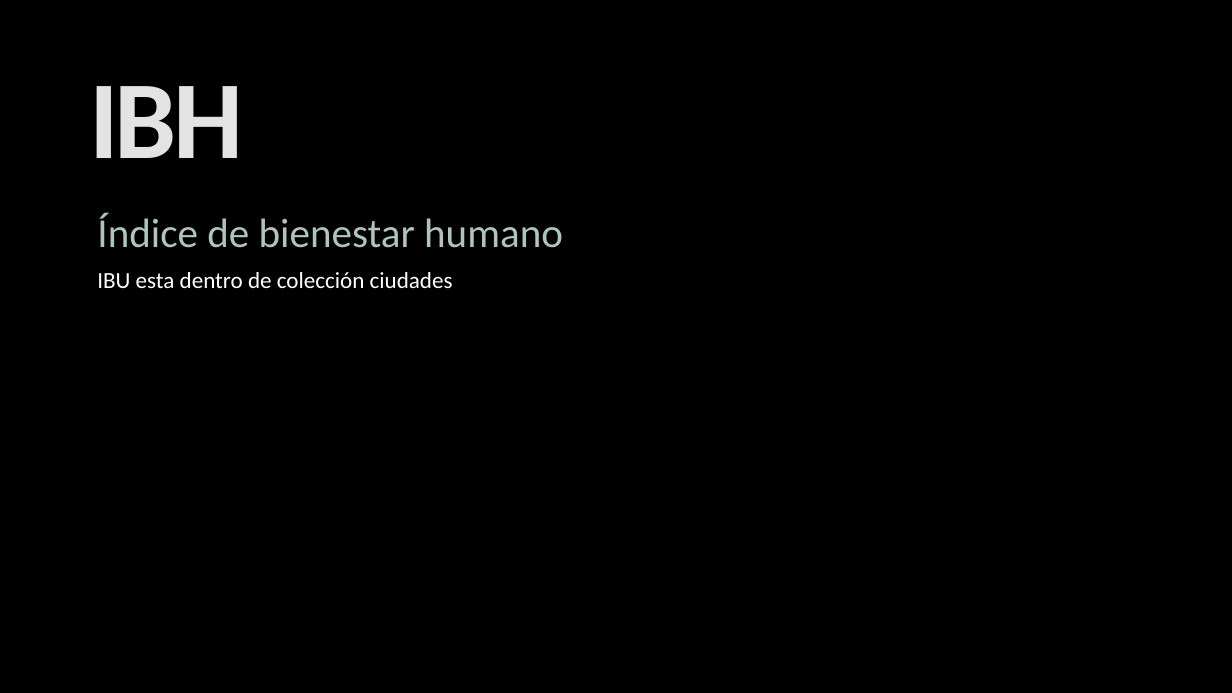
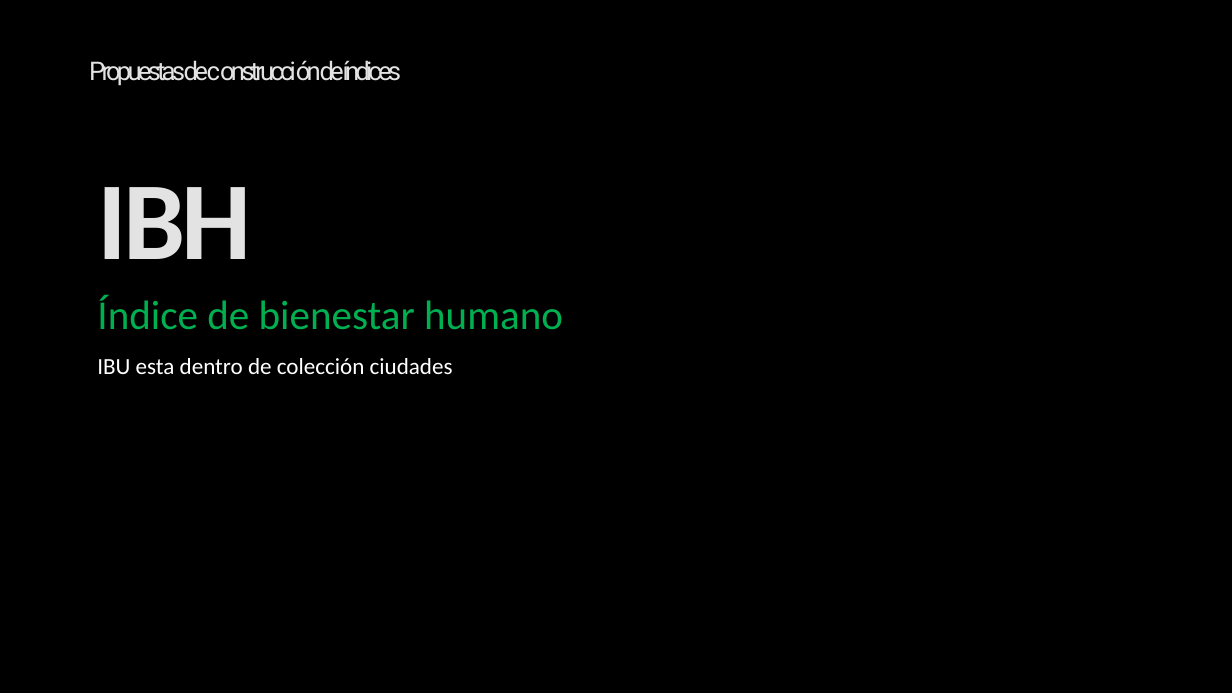
Before and after one commit to Sud-Austral/ds_indices, a slide deck: slide 23 of indices.pptx (slide 22 before the commit). Drawn at 1232x693 pixels with LibreOffice and Linux fonts; fonts in the diff are those of the drawing; background and template pictures are left out. Boxes give left, top, right and bottom in pixels: in the first picture for what was removed or moved away, otherwise in the second. Text is boxed around its words. In the diff, an @@ line names an element or a change of style, - is before the commit and + after.

```diff
--- a/indices.pptx
+++ b/indices.pptx
@@ text added at [89,60,402,86], 20 pt, text gradient #969696 to #E3E3E3 to #FFFFFF @@
+Propuestas de construcción de índices
@@ title "IBH": place and size @@
-title "IBH" at [89,86,243,158]
+title "IBH" at [97,187,251,259]
@@ subtitle "Índice de bienestar humano": place and size @@
-subtitle "Índice de bienestar humano" at [97,213,563,248]
+subtitle "Índice de bienestar humano" at [97,295,563,330]
@@ subtitle "Índice de bienestar humano" at [97,295,563,330]: text colour #AFC5B9 to #00B050 @@
@@ text "IBU esta dentro de colección ...": place and size @@
-text "IBU esta dentro de colección ..." at [97,272,453,288]
+text "IBU esta dentro de colección ..." at [97,358,453,374]
```
Also in this commit, not shown: 33 other slides changed, 1 slide added, 1 slide removed.
